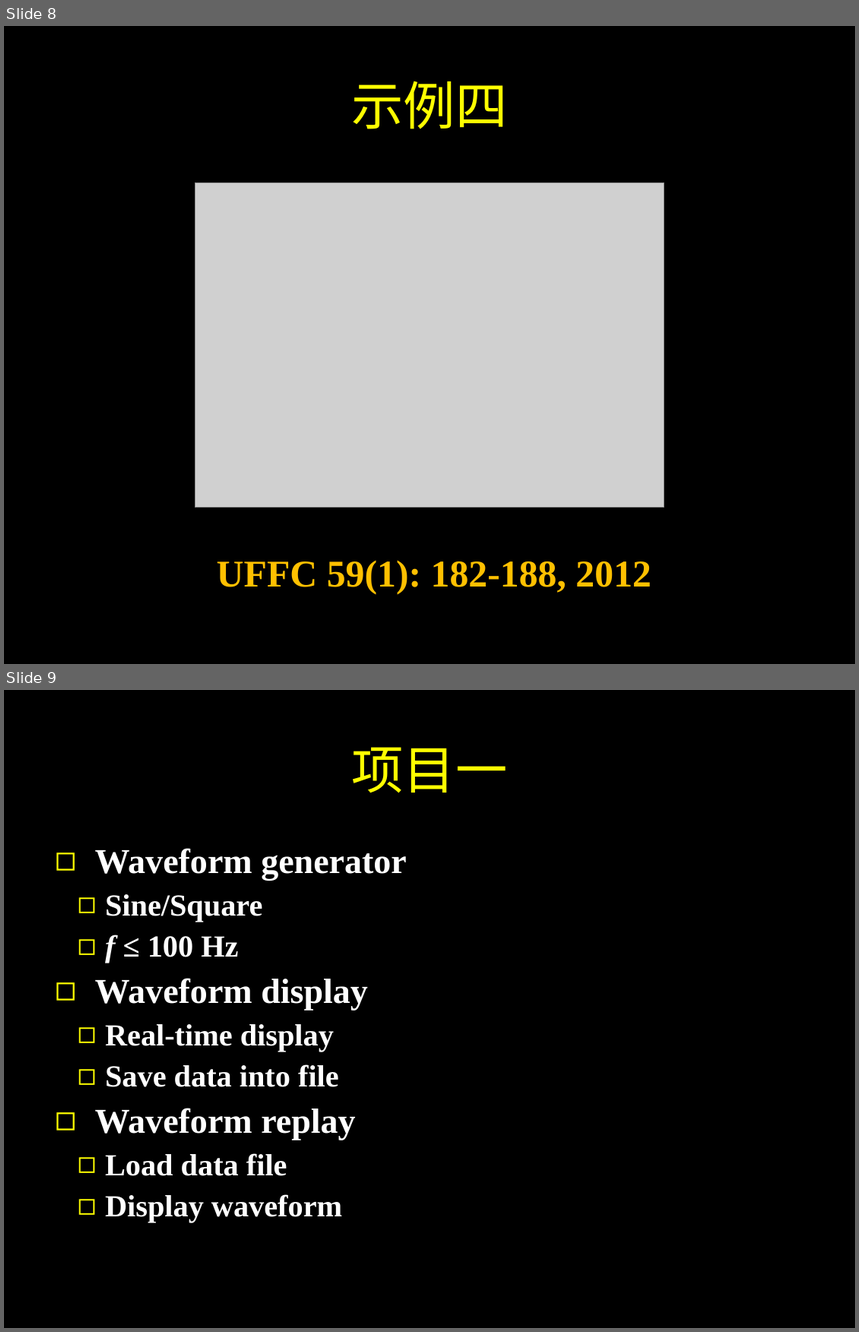
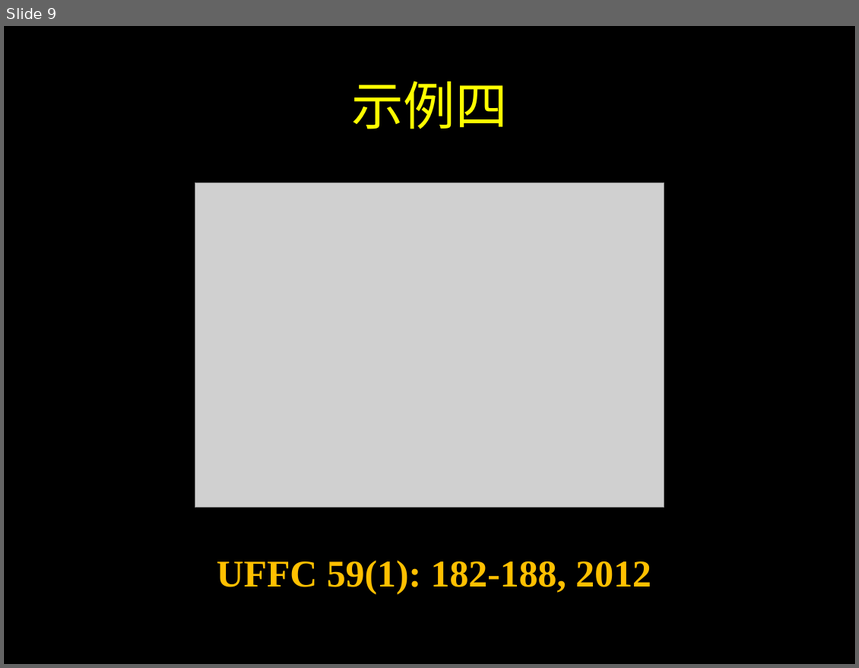
Before and after one commit to SJTUCourse/BI450, a slide deck: Lectures/2017 Fall/Lecture 1/Lecture 1.ppt. Shown one above the other, each under a label of ours: slides 8 and 9 before the commit, slide 9 after it. The pictures are 859x1332 and 859x668 pixels, drawn with LibreOffice and Linux fonts; fonts in the diff are those of the drawing; grey boxes stand for pictures. Boxes give left, top, right and bottom in pixels: in the first picture for what was removed or moved away, otherwise in the second. Text is boxed around its words. In the diff, an @@ line names an element or a change of style, - is before the commit and + after.

Commit message:
更新第一讲和项目一
2017年秋季学期

```diff
--- a/Lectures/2017 Fall/Lecture 1/Lecture 1.ppt
+++ b/Lectures/2017 Fall/Lecture 1/Lecture 1.ppt
@@ slide 9 removed at box(4, 690, 855, 1328), background #000000 @@
@@ title removed at box(351, 747, 507, 793) @@
-项目一
@@ text removed at box(95, 848, 407, 1224) @@
-◻ Waveform generator
-  ◻ Sine/Square
-  ◻ f ≤ 100 Hz
-◻ Waveform display
-  ◻ Real-time display
-  ◻ Save data into file
-◻ Waveform replay
-  ◻ Load data file
-  ◻ Display waveform
@@ what was slide 8 is now slide 9 @@
```
Also in this commit, not shown: 2 slides changed, 3 slides added, 1 other slide removed, 2 other files.
